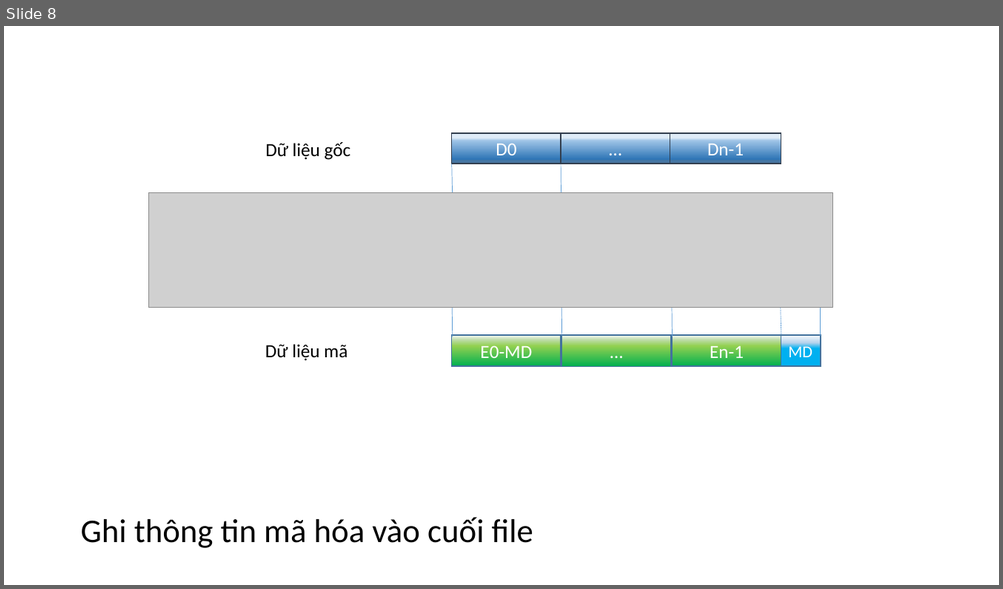
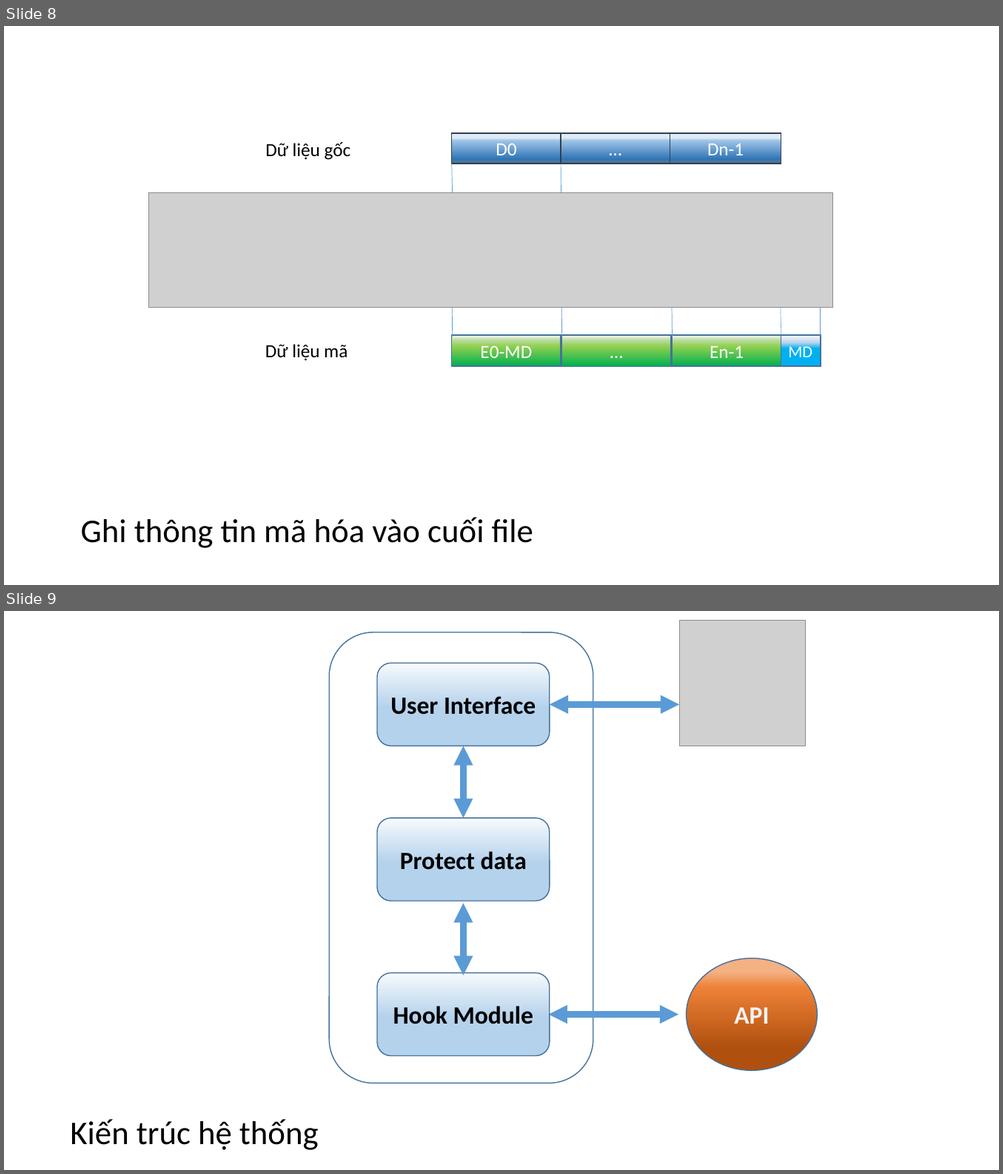
Before and after one commit to dotrungduchd/LUANVAN, a slide deck: Document/SODO.pptx. Shown one above the other, each under a label of ours: slide 8 before the commit, slides 8 and 9 after it. The pictures are 1003x589 and 1003x1174 pixels, drawn with LibreOffice and Linux fonts; fonts in the diff are those of the drawing; grey boxes stand for pictures. Boxes give left, top, right and bottom in pixels: in the first picture for what was removed or moved away, otherwise in the second. Text is boxed around its words. In the diff, an @@ line names an element or a change of style, - is before the commit and + after.

Commit message:
# Update LUANVAN.docx: Kiến trúc hệ thống (hình vẽ) # Update SODO.pptx: Kiến trúc hệ thống

```diff
--- a/Document/SODO.pptx
+++ b/Document/SODO.pptx
@@ slide 9 added at (x1=4, y1=611, x2=999, y2=1170), background #FFFFFF @@
@@ rounded rectangle added at (x1=330, y1=632, x2=594, y2=1084), outline #43739E 1 pt @@
@@ picture added at (x1=679, y1=620, x2=805, y2=746) @@
@@ rounded rectangle added at (x1=377, y1=664, x2=549, y2=746), fill gradient #F7FAFD to #B5D2EC to #CEE1F2, outline #43739E 1 pt, 24 pt, text #000000, bold @@
+User Interface
@@ double arrow added from (549, 704) to (679, 704), #5B9BD5 6 pt @@
@@ double arrow added from (463, 746) to (463, 818), #5B9BD5 6.25 pt @@
@@ rounded rectangle added at (x1=377, y1=818, x2=549, y2=901), fill gradient #F7FAFD to #B5D2EC to #CEE1F2, outline #43739E 1 pt, 24 pt, text #000000, bold @@
+Protect data
@@ double arrow added from (463, 903) to (463, 976), #5B9BD5 6.25 pt @@
@@ ellipse added at (x1=686, y1=959, x2=817, y2=1071), fill gradient #B0500F to #EE8137 to #F4B183, outline #43739E 1 pt, 24 pt, text #F2F2F2, bold @@
+API
@@ rounded rectangle added at (x1=377, y1=974, x2=549, y2=1056), fill gradient #F7FAFD to #B5D2EC to #CEE1F2, outline #43739E 1 pt, 24 pt, text #000000, bold @@
+Hook Module
@@ double arrow added from (549, 1014) to (678, 1014), #5B9BD5 6 pt @@
@@ text added at (x1=70, y1=1119, x2=318, y2=1150), 32 pt, text #000000 @@
+Kiến trúc hệ thống
```
Also in this commit, not shown: 1 slide changed, 3 other slides added, 1 other file.
